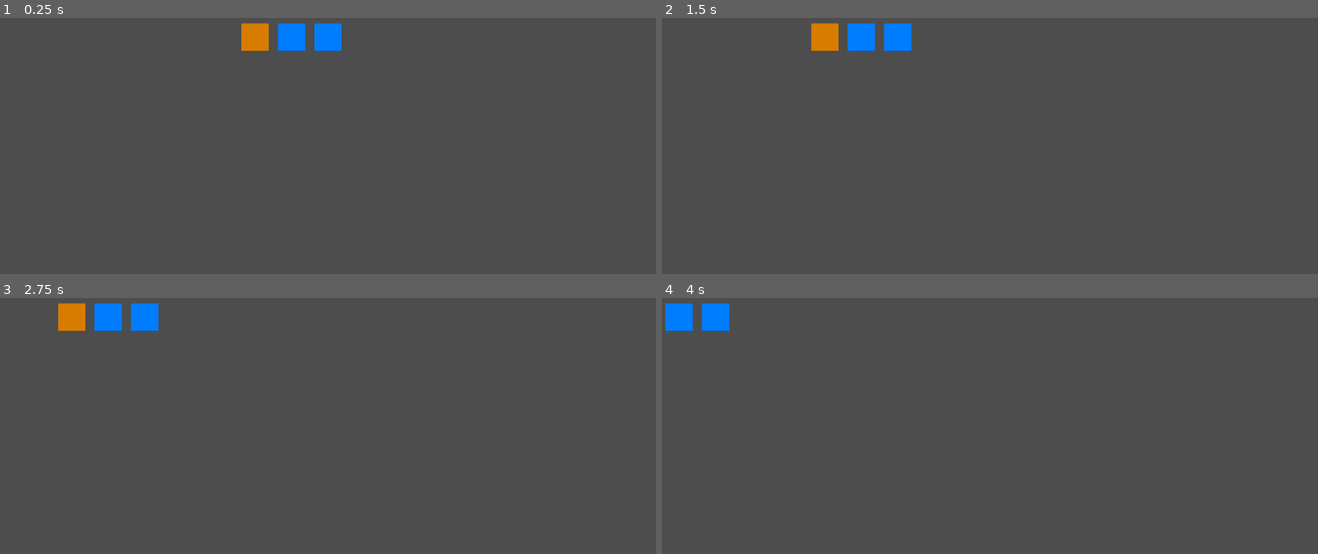
Above: before the commit, frames 1-4 (two rows, left to right).
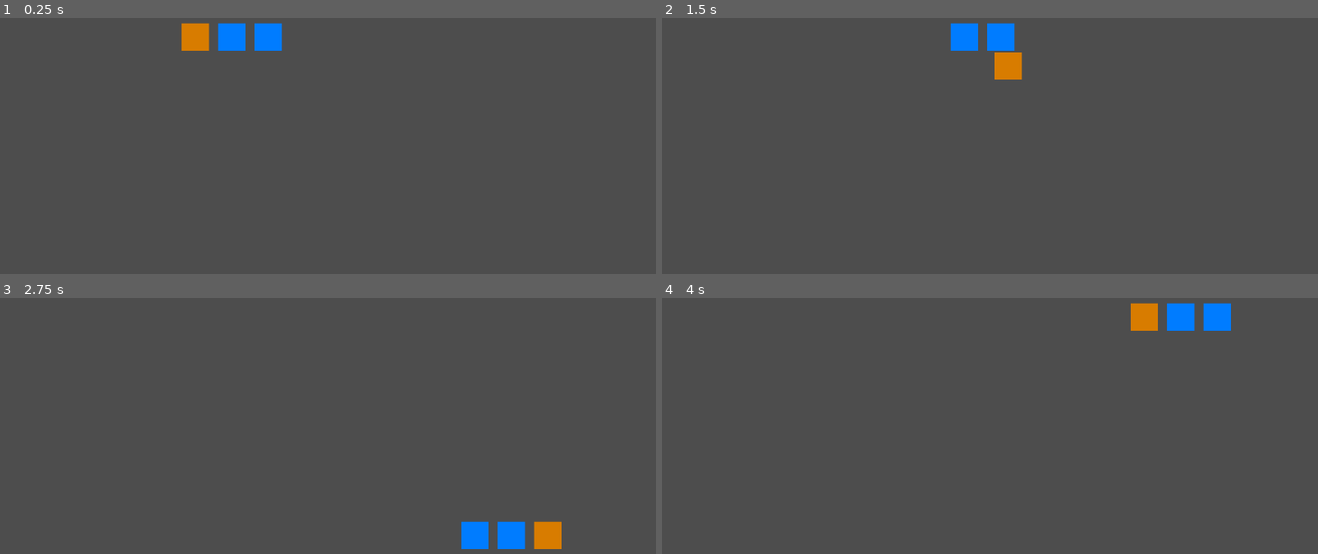
Above: after the commit, the same moments.

Repository: FireSquid6/snake-demo
Game: Godot game, scene res://root.tscn
Two runs of this game, one before a commit and one after it. Both use one fixed random seed, a clock stepped at 60 frames per second and the inputs below. The project has no main scene, so this scene is started directly.
Inputs:
- Up to frame 1 (0.25 s): no input
- Up to frame 2 (1.5 s): hold Right (ui_right) 0.53-1.28 s; hold Down (ui_down) from 1.28 s (still down)
- Up to frame 3 (2.75 s): release Down (ui_down) at 2.03 s; hold Right (ui_right) from 2.03 s (still down)
- Up to frame 4 (4 s): release Right (ui_right) at 2.78 s; hold Up (ui_up) 2.78-3.53 s; hold Left (ui_left) from 3.53 s (still down)

The runs differ from the first frame. In frame 1, 2.3% of the frame differs, in the area x 27-53%, y 1-13%; in frame 2, 2.8%, in the area x 22-55%, y 1-25%; in frame 3, 2.8%; in frame 4, 2.3%.

Commit message:
add controllable movement

Diff:
--- a/snake/snake.gd
+++ b/snake/snake.gd
@@ -1,27 +1,51 @@
 extends Node2D
+
+
+# Godot does not have a distinction between private and public properties
+# all private properties will be prefixed with an underscore
 
 var _part_scene = preload("res://snake_part/snake_part.tscn")
 var _parts: Array[SnakePart] = []
 var head: SnakePart
+var move_dir = Vector2(-1, 0)
+var _last_move_dir = Vector2(-1, 0)
 
-func _ready():
+func _ready() -> void:
 	for child in get_children():
 		_parts.append(child)
 
 	head = _parts[0]
-
 	_move()
 
 
-func _on_head_at_point():
+func _process(_delta: float) -> void:
+	var left = int(Input.is_action_just_pressed("ui_left"))
+	var right = int(Input.is_action_just_pressed("ui_right"))
+	var up = int(Input.is_action_just_pressed("ui_up"))
+	var down = int(Input.is_action_just_pressed("ui_down"))
+
+	if up + left + down + right > 0:
+		move_dir = Vector2(right - left, down - up)
+		print(move_dir)
+
+
+func _on_head_at_point() -> void:
 	for part in _parts:
 		part.teleport()
-	print("they're at the head")
 	_move()
 
 
-func _move():
-	head.goto(head.position + Vector2(-64, 0))
+func get_move_dir() -> Vector2:
+	if move_dir.length() != 1:
+		return _last_move_dir
+
+
+	return move_dir
+
+
+func _move() -> void:
+	_last_move_dir = move_dir
+	head.goto(head.position + (move_dir * 64))
 
 	for i in range(1, len(_parts)):
 		var part := _parts[i]
--- a/snake_part/snake_part.gd
+++ b/snake_part/snake_part.gd
@@ -2,7 +2,7 @@
 class_name SnakePart
 
 
-@export var speed: float = 128  # px / s
+@export var speed: float = 512  # px / s
 var _next_pos: Vector2 = Vector2(0, 0)
 signal collided
 signal at_point
--- a/snake_part/snake_part.tscn
+++ b/snake_part/snake_part.tscn
@@ -6,6 +6,7 @@
 size = Vector2(48, 48)
 
 [node name="snake_part" type="Area2D"]
+collision_mask = 0
 script = ExtResource("1_dvm72")
 
 [node name="CollisionShape2D" type="CollisionShape2D" parent="."]
